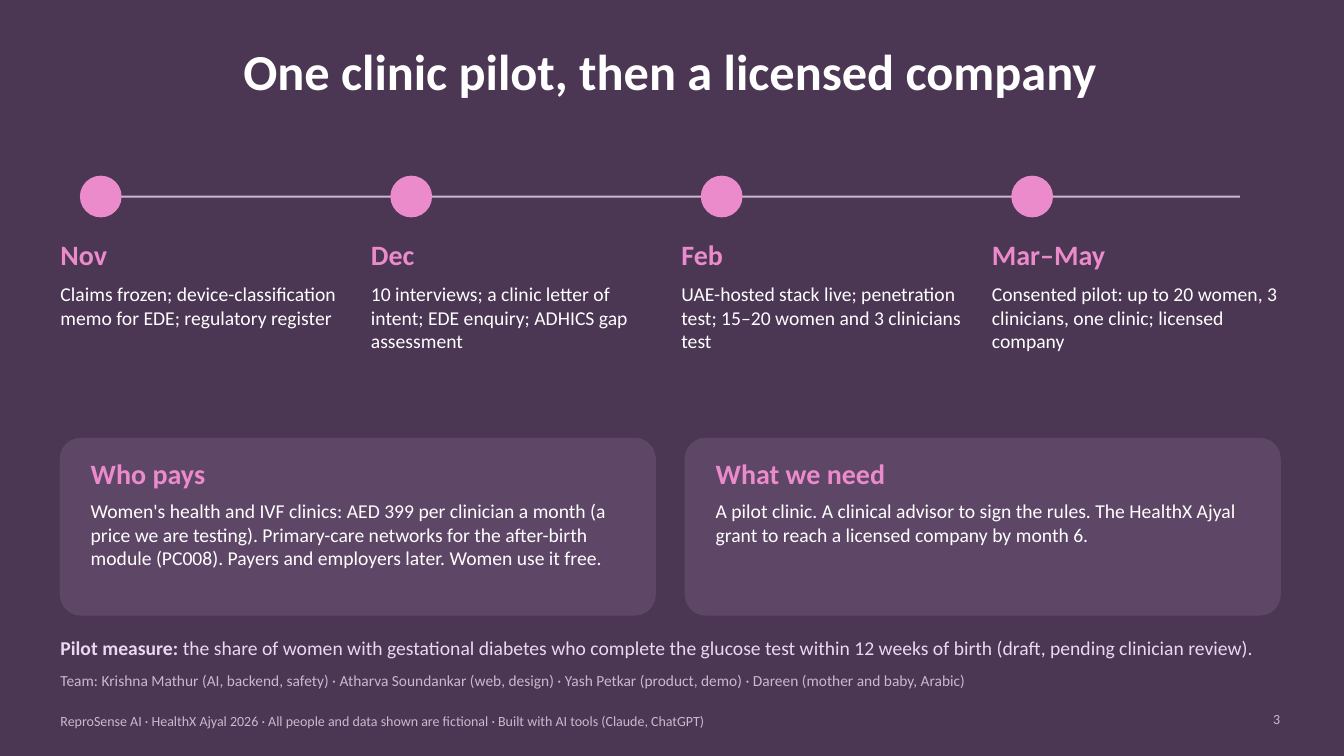
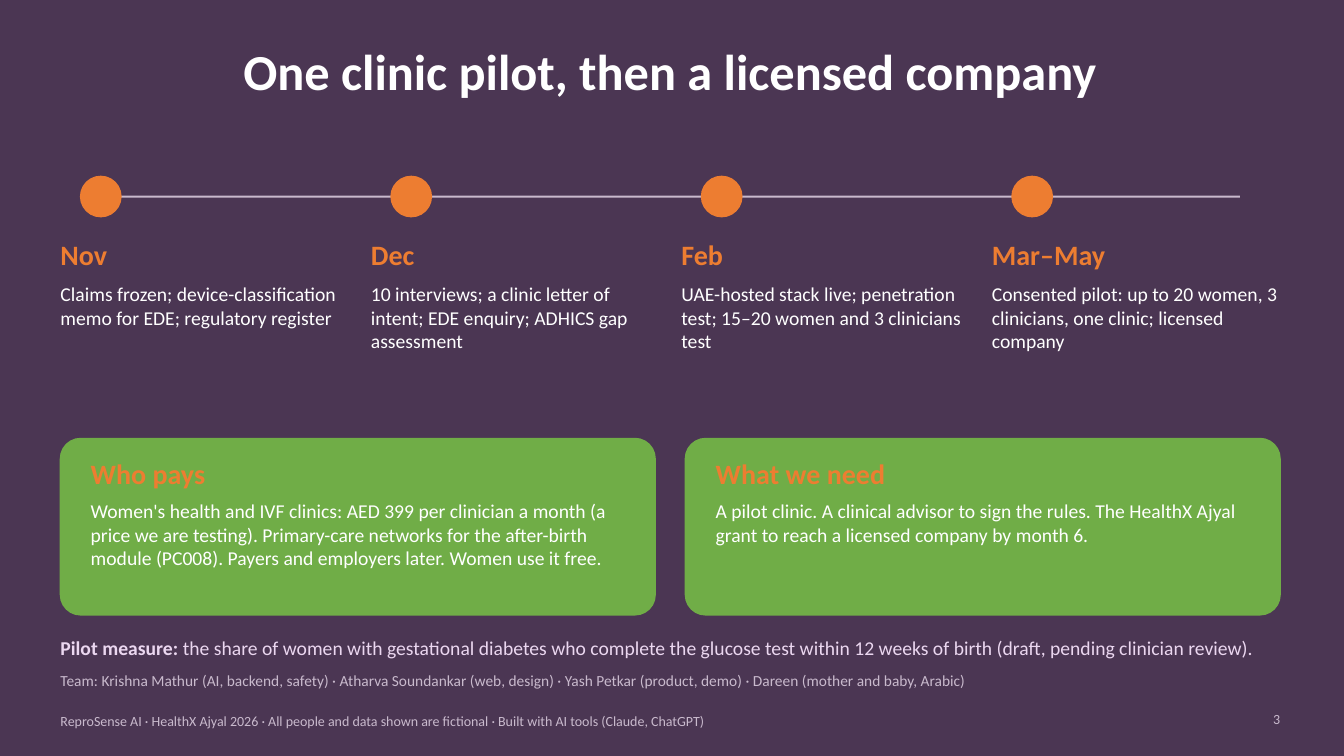
Before and after one commit to krish2105/ReproSense-AI-, a slide deck: slide 3 of pitch/ReproSense-submission.pptx. Drawn at 1344x756 pixels with LibreOffice and Linux fonts; fonts in the diff are those of the drawing. Boxes give left, top, right and bottom in pixels: in the first picture for what was removed or moved away, otherwise in the second. Text is boxed around its words. In the diff, an @@ line names an element or a change of style, - is before the commit and + after.

```diff
--- a/pitch/ReproSense-submission.pptx
+++ b/pitch/ReproSense-submission.pptx
@@ fill #EC8BCB to #ED7D31; outline #EC8BCB 1 pt to #ED7D31 1 pt in 4 elements at [81,176,121,217], [391,176,432,217], [702,176,742,217], [1012,176,1053,217] @@
@@ rounded rectangle at [60,439,655,615]: fill #5E4667 to #70AD47; outline #5E4667 1 pt to #70AD47 1 pt @@
@@ rounded rectangle at [686,439,1280,615]: fill #5E4667 to #70AD47; outline #5E4667 1 pt to #70AD47 1 pt @@
@@ text colour #EC8BCB to #ED7D31 in 6 elements at [60,247,107,265], [371,247,414,265], [681,245,723,265], [992,247,1105,270], [91,464,206,489], [716,464,885,484] @@
```
Also in this commit, not shown: 2 other slides changed, 8 other files.
